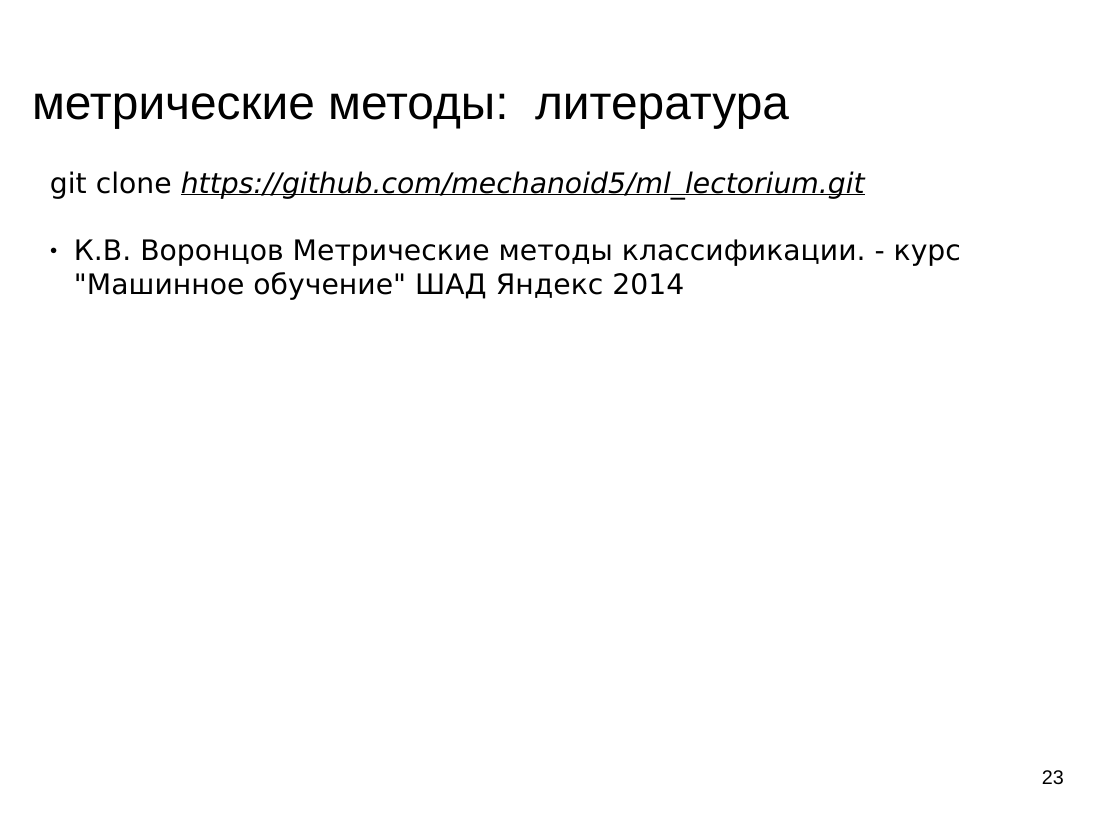
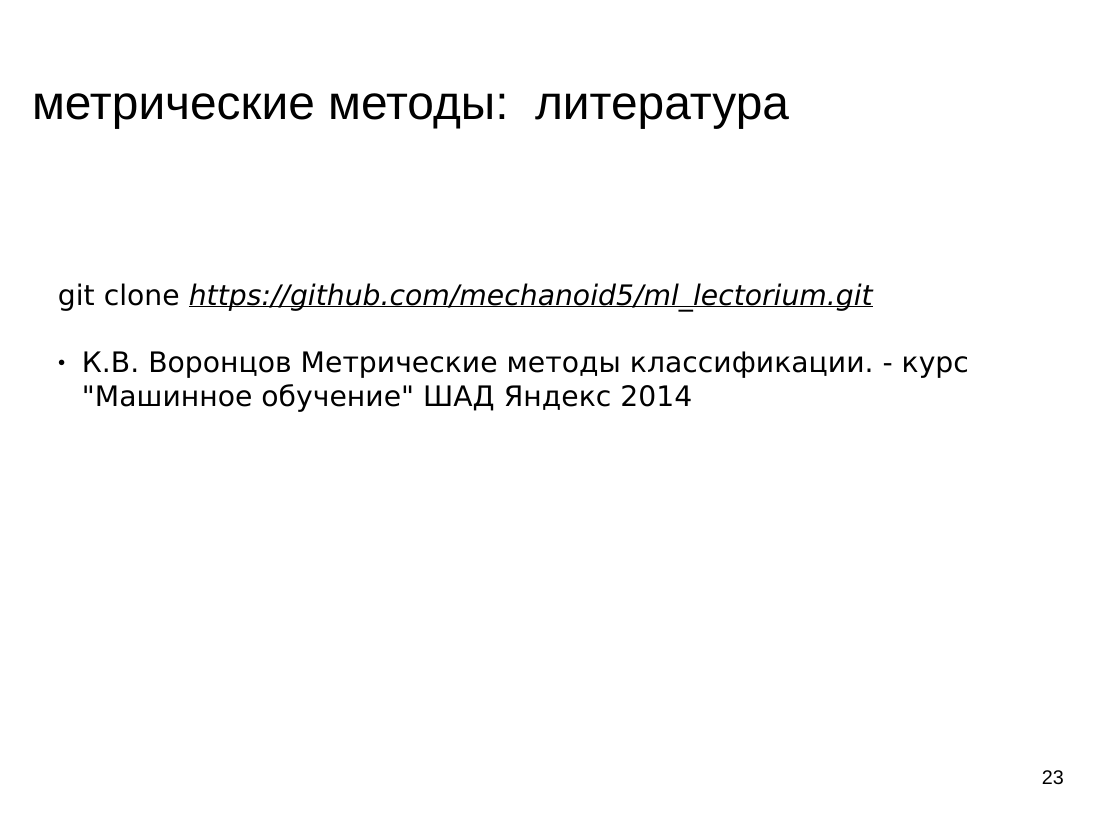
Before and after one commit to mechanoid5/ml_lectorium_legacy, a slide deck: slide 23 of 06-metric.odp. Drawn at 1120x840 pixels with LibreOffice and Linux fonts; fonts in the diff are those of the drawing; background and template pictures are left out. Boxes give left, top, right and bottom in pixels: in the first picture for what was removed or moved away, otherwise in the second. Text is boxed around its words. In the diff, an @@ line names an element or a change of style, - is before the commit and + after.

```diff
--- a/06-metric.odp
+++ b/06-metric.odp
@@ text "git clone https://github.com/mechanoid5/ml_lectorium.git": place and size @@
-text "git clone https://github.com/mechanoid5/ml_lectorium.git" at [50, 171, 961, 300]
+text "git clone https://github.com/mechanoid5/ml_lectorium.git" at [58, 283, 969, 412]
```
Also in this commit, not shown: 4 other slides changed, 1 slide removed, 2 other files.
